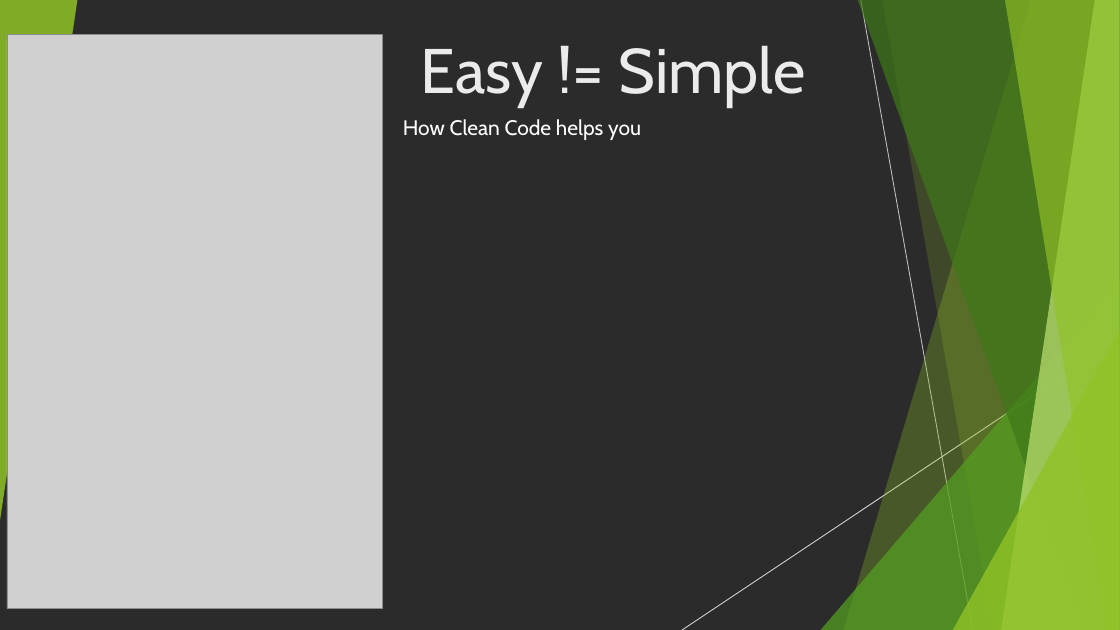
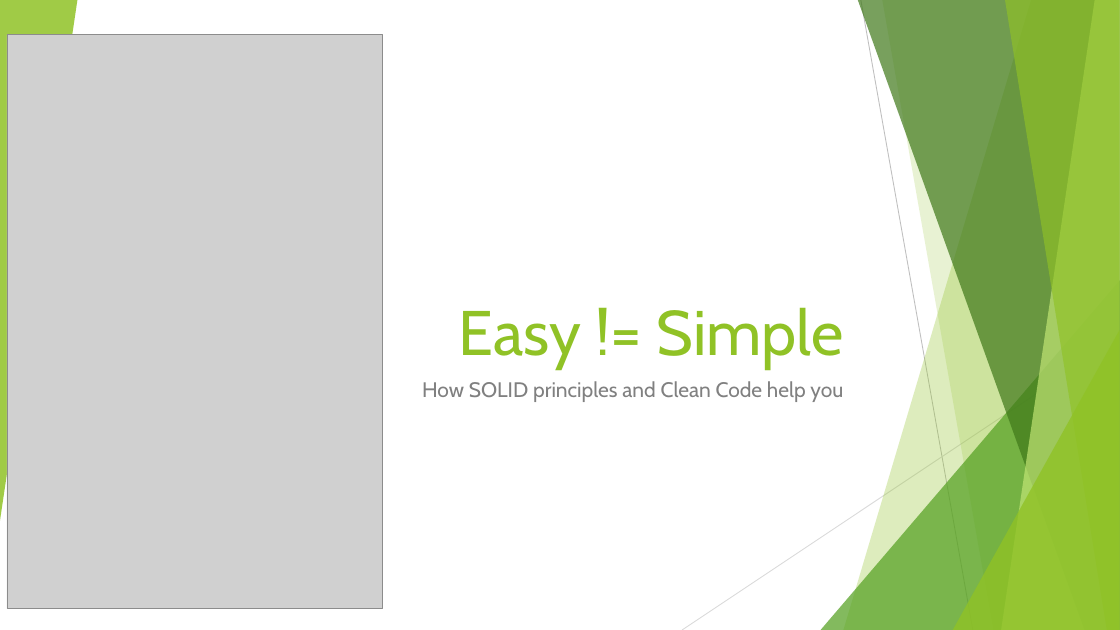
Before and after one commit to worming004/SimpleIsNotEasy, a slide deck: slide 1 of PPT/Easy != Simple.pptx. Drawn at 1120x630 pixels with LibreOffice and Linux fonts; fonts in the diff are those of the drawing; grey boxes stand for pictures; background and template pictures are left out; a plain dark background stands for a picture behind light text. Boxes give left, top, right and bottom in pixels: in the first picture for what was removed or moved away, otherwise in the second. Text is boxed around its words. In the diff, an @@ line names an element or a change of style, - is before the commit and + after.

Commit message:
réinsert principes SOLID

```diff
--- a/PPT/Easy != Simple.pptx
+++ b/PPT/Easy != Simple.pptx
@@ background picture (left out) to #FFFFFF @@
@@ title "Easy != Simple": place and size @@
-title "Easy != Simple" at <box>420,45,806,108</box>
+title "Easy != Simple" at <box>458,307,844,369</box>
@@ title "Easy != Simple" at <box>458,307,844,369</box>: text colour #EBEBEB to #90C226 @@
@@ subtitle at <box>422,381,843,402</box>: text changed; text colour #FFFFFF to #808080 @@
-How Clean Code helps you
+How SOLID principles and Clean Code help you
```
Also in this commit, not shown: 11 other slides changed, 8 slides added, 15 other files.
